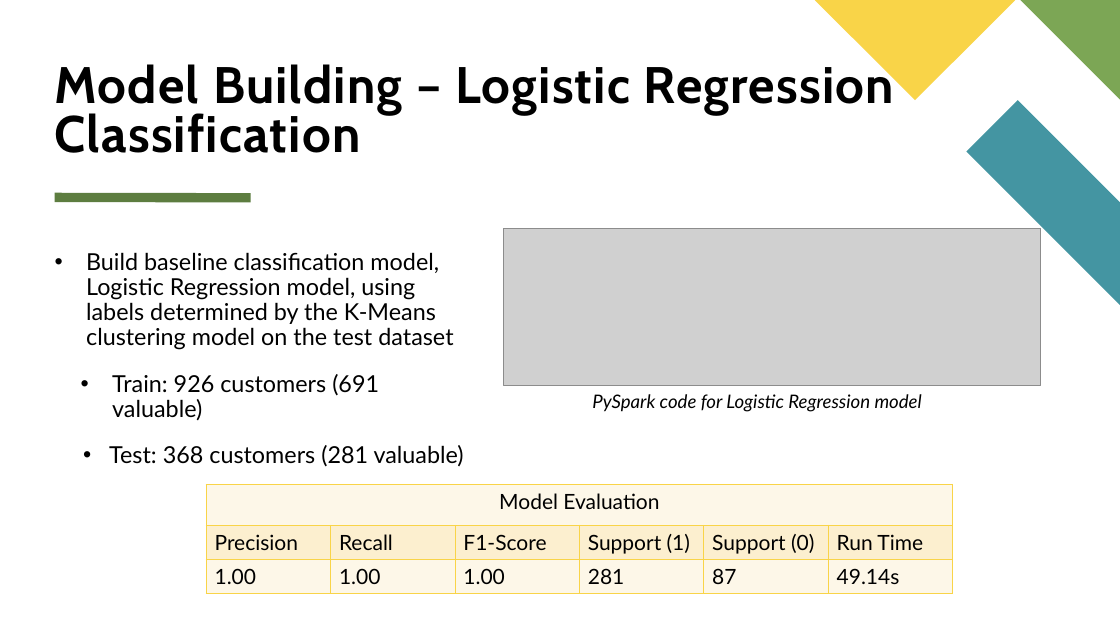
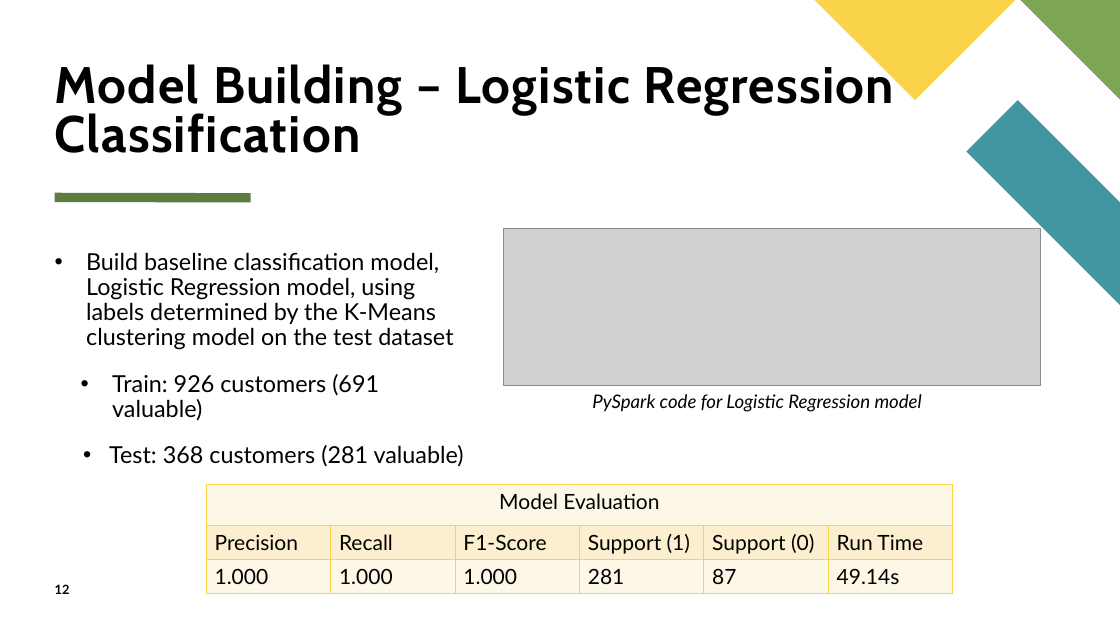
Before and after one commit to kstickmueller/CIS731-finalproject, a slide deck: slide 12 of Determing Customer Valuableness CIS731 Final Project.pptx (slide 11 before the commit). Drawn at 1120x630 pixels with LibreOffice and Linux fonts; fonts in the diff are those of the drawing; grey boxes stand for pictures. Boxes give left, top, right and bottom in pixels: in the first picture for what was removed or moved away, otherwise in the second. Text is boxed around its words. In the diff, an @@ line names an element or a change of style, - is before the commit and + after.

```diff
--- a/Determing Customer Valuableness CIS731 Final Project.pptx
+++ b/Determing Customer Valuableness CIS731 Final Project.pptx
@@ table at bbox=[206, 484, 952, 593] @@
-row 3: 1.00 | 1.00 | 1.00 | 281 | 87 | 49.14s
+row 3: 1.000 | 1.000 | 1.000 | 281 | 87 | 49.14s
@@ page number added at bbox=[55, 584, 70, 594], 11 pt, text #000000, bold @@
+12
```
Also in this commit, not shown: 14 other slides changed, 2 slides added, 1 other file.
